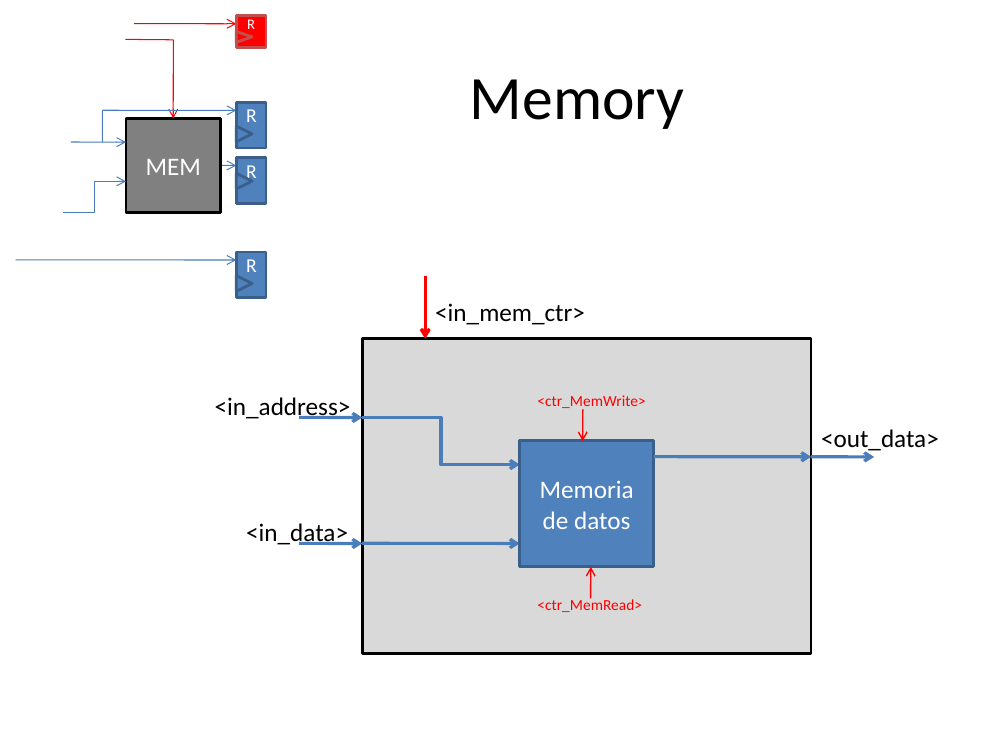
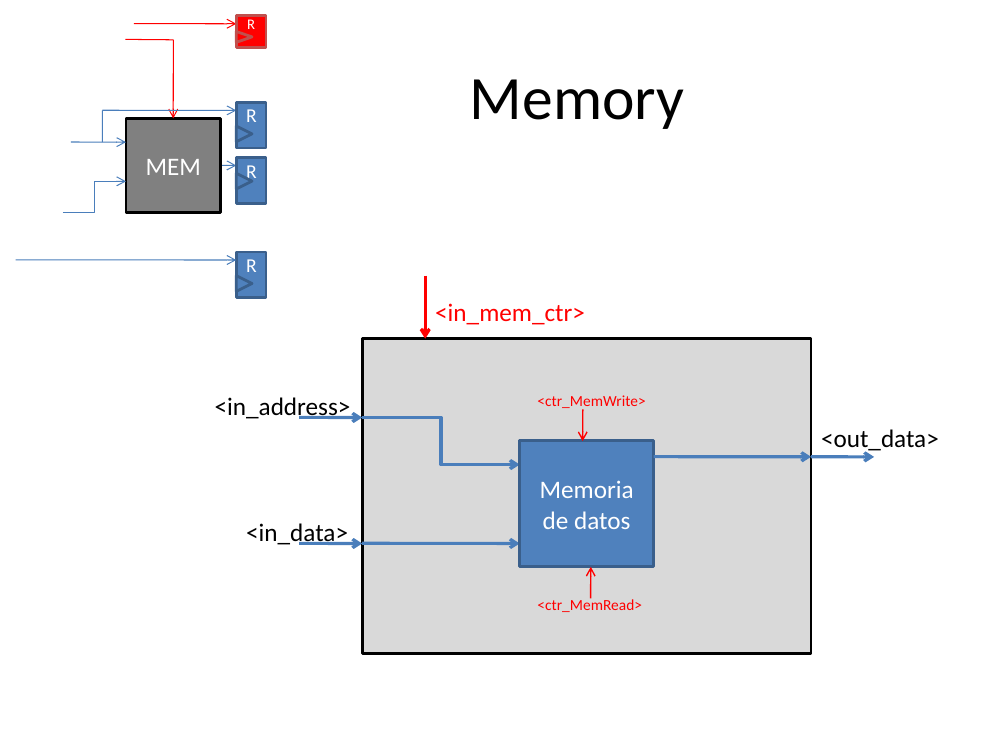
Before and after one commit to Agamb01/TFG, a slide deck: slide 5 of PDFs/Representación Procesador.pptx. Drawn at 1008x756 pixels with LibreOffice and Linux fonts; fonts in the diff are those of the drawing. Boxes give left, top, right and bottom in pixels: in the first picture for what was removed or moved away, otherwise in the second. Text is boxed around its words. In the diff, an @@ line names an element or a change of style, - is before the commit and + after.

```diff
--- a/PDFs/Representación Procesador.pptx
+++ b/PDFs/Representación Procesador.pptx
@@ text "<in_mem_ctr>" at [435, 303, 585, 325]: text colour #000000 to #FF0000 @@
```
Also in this commit, not shown: 2 other slides changed, 1 slide added, 34 other files.
